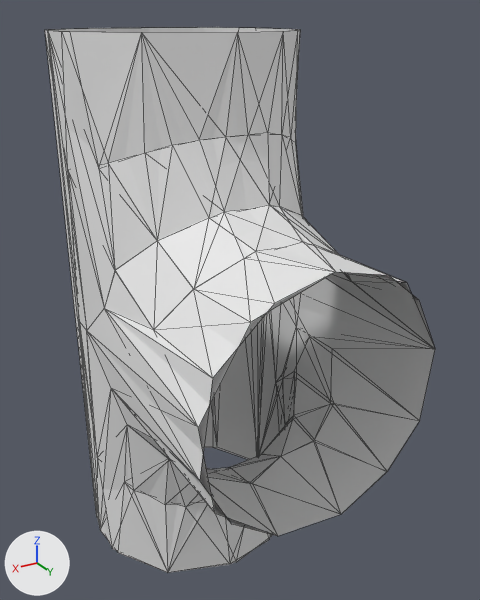
Two versions of the Blender file HemiAndTama/Assets/blender/tee.blend, one commit apart.
One viewpoint serves both versions: a camera (50 mm lens) standing at (0.0736, 0.1664, 0.0035) and looking at (-0.0076, 0.031, -0.0642). The axes (+X, +Y, +Z) are drawn at lower left. The lights are the same throughout. Mesh edges are drawn as thin lines.
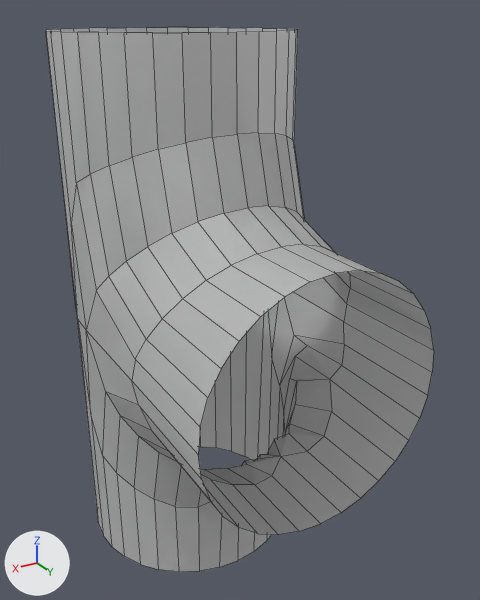
The newer file is also turned or shifted as a whole; pictures and numbers use the older file's frame.

What differs and where, as boxes [x1, y1, x2, y2] in the pictures (480 x 600 px):
'Cylinder.000', modifiers changed: before [45, 27, 435, 573]; after [46, 27, 434, 572]

What changed in the scene script:
```text
Change ob_cylinder_000:
    remove _m = ob_cylinder_000.modifiers.new('Decimate', 'DECIMATE')
    remove _m.ratio = 0.392
    remove _m.angle_limit = 0.0
    remove _m.invert_vertex_group = True
    remove _m.use_collapse_triangulate = True
```
